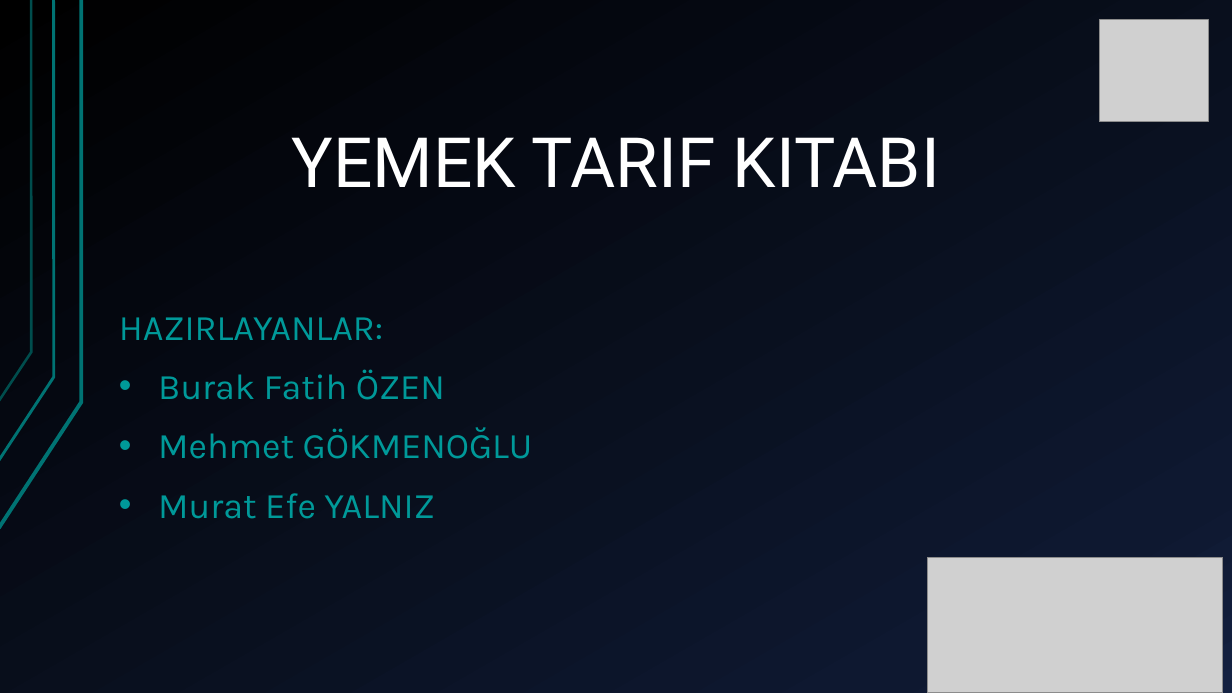
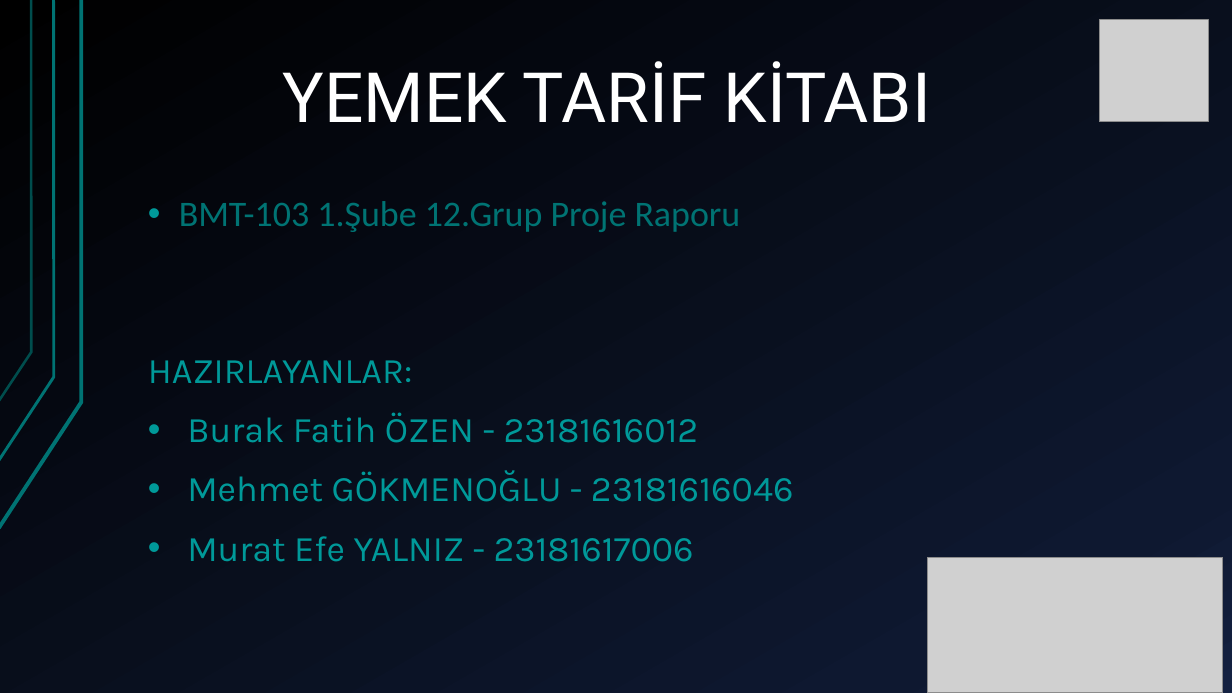
Before and after one commit to BurakFatihOzen/Yemek-Tarifleri-Kitabi-projesi-12.grup, a slide deck: slide 1 of -Algoritma Projesi.pptx. Drawn at 1232x693 pixels with LibreOffice and Linux fonts; fonts in the diff are those of the drawing; grey boxes stand for pictures. Boxes give left, top, right and bottom in pixels: in the first picture for what was removed or moved away, otherwise in the second. Text is boxed around its words. In the diff, an @@ line names an element or a change of style, - is before the commit and + after.

Commit message:
-Algoritma Projesi updated

```diff
--- a/-Algoritma Projesi.pptx
+++ b/-Algoritma Projesi.pptx
@@ text at (283, 61, 931, 122): text changed @@
-YEMEK TARIF KITABI
+YEMEK TARİF KİTABI
@@ text added at (179, 201, 741, 232), 28 pt, text #007373 @@
+• BMT-103 1.Şube 12.Grup Proje Raporu
@@ text "HAZIRLAYANLAR:": place and size @@
-text "HAZIRLAYANLAR:" at (119, 317, 533, 519)
+text "HAZIRLAYANLAR:" at (148, 360, 794, 562)
@@ text at (187, 412, 794, 562): text changed @@
-• Burak Fatih ÖZEN
-• Mehmet GÖKMENOĞLU
-• Murat Efe YALNIZ
+• Burak Fatih ÖZEN - 23181616012
+• Mehmet GÖKMENOĞLU - 23181616046
+• Murat Efe YALNIZ - 23181617006
```
Also in this commit, not shown: 1 other slide changed, 5 slides added, 1 slide removed.
